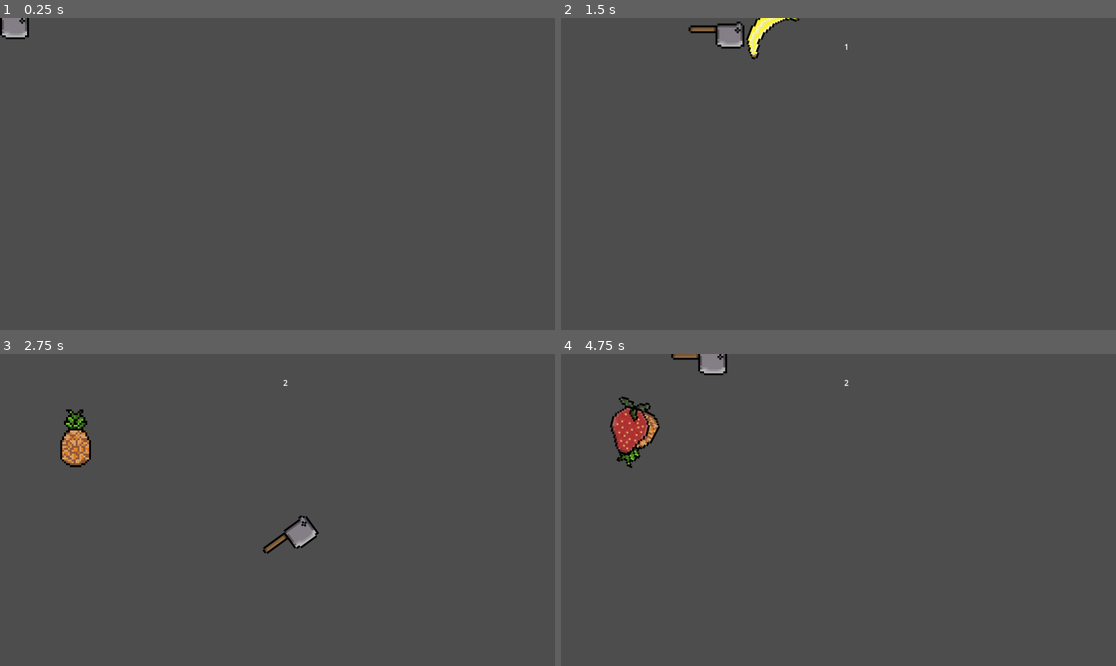
Above: before the commit, frames 1-4 (two rows, left to right).
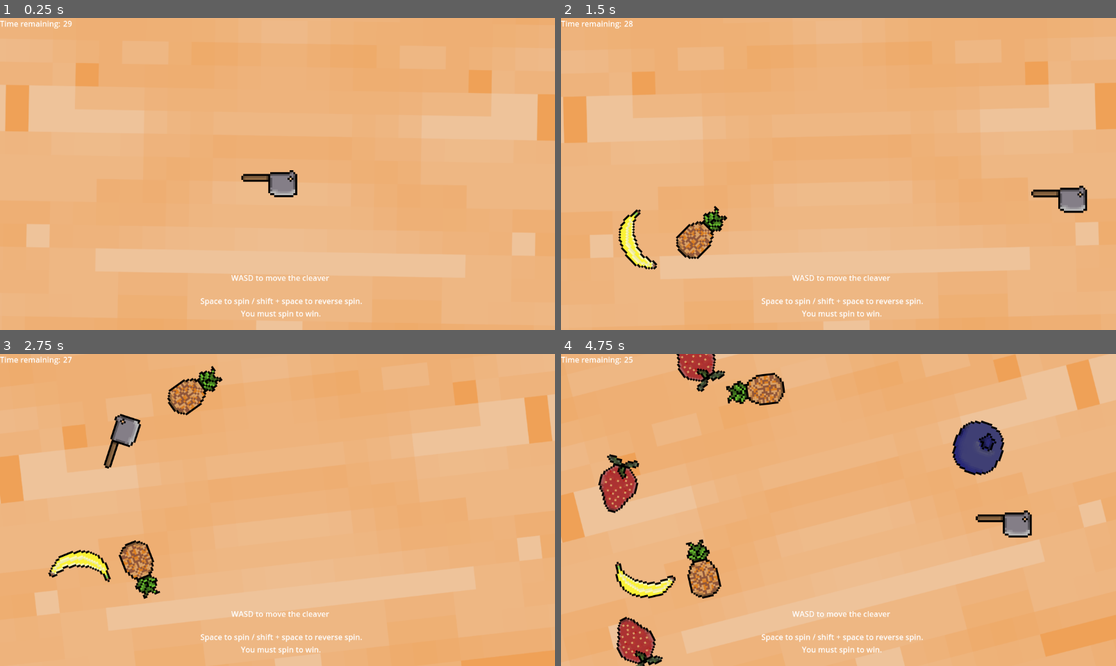
Above: after the commit, the same moments.

Repository: alanjm1/FruitShoot
Game: Godot game, scene res://Scenes/main.tscn
Two runs of this game, one before a commit and one after it. Both use one fixed random seed, a clock stepped at 60 frames per second and the inputs below.
Inputs:
- Up to frame 1 (0.25 s): no input
- Up to frame 2 (1.5 s): hold D (right) 0.53-1.28 s; hold Shift (shift) 0.53-1.28 s; tap Space (spin) at 0.8, 1.35 s; hold S (down) from 1.28 s (still down)
- Up to frame 3 (2.75 s): tap Shift (shift) at 1.55 s; release S (down) at 2.03 s; hold D (right) from 2.03 s (still down); hold Shift (shift) from 2.03 s (still down); tap Space (spin) at 2.3 s
- Up to frame 4 (4.75 s): release D (right) at 2.78 s; release Shift (shift) at 2.78 s; hold W (up) 2.78-3.53 s; tap Space (spin) at 2.85, 3.8, 4.35 s; tap Shift (shift) at 3.05, 4.55 s; hold Shift (shift) 3.53-4.28 s; hold A (left) from 3.53 s (still down)

The runs differ from the first frame. In frame 1, 100% of the frame differs, in the area x 0-100%, y 0-100%; in frame 2, 100%; in frame 3, 100%; in frame 4, 100%.

Commit message:
Pretty much finished with this one

Diff:
--- a/Scenes/cleaver.tscn
+++ b/Scenes/cleaver.tscn
@@ -4,7 +4,7 @@
 [ext_resource type="Script" path="res://Scripts/cleaver.gd" id="2_tmpj8"]
 
 [sub_resource type="RectangleShape2D" id="RectangleShape2D_hswpj"]
-size = Vector2(60, 17)
+size = Vector2(60, 21.5)
 
 [node name="Cleaver" type="CharacterBody2D"]
 script = ExtResource("2_tmpj8")
@@ -13,5 +13,5 @@
 texture = ExtResource("1_mh30u")
 
 [node name="CollisionShape2D" type="CollisionShape2D" parent="."]
-position = Vector2(30, 35.5)
+position = Vector2(30, 33.75)
 shape = SubResource("RectangleShape2D_hswpj")
--- a/Scenes/fruit.tscn
+++ b/Scenes/fruit.tscn
@@ -1,6 +1,34 @@
-[gd_scene load_steps=2 format=3 uid="uid://br10uspxc1bw5"]
+[gd_scene load_steps=6 format=3 uid="uid://br10uspxc1bw5"]
 
 [ext_resource type="Script" path="res://Scripts/fruit.gd" id="1_b3alo"]
+
+[sub_resource type="CanvasItemMaterial" id="CanvasItemMaterial_sr7yj"]
+
+[sub_resource type="Curve" id="Curve_areo2"]
+_data = [Vector2(0.213333, 0.131868), 0.0, 0.0, 0, 0, Vector2(0.806667, 0.725275), 0.0, 0.0, 0, 0]
+point_count = 2
+
+[sub_resource type="CurveTexture" id="CurveTexture_0yigm"]
+curve = SubResource("Curve_areo2")
+
+[sub_resource type="ParticleProcessMaterial" id="ParticleProcessMaterial_0m5hm"]
+particle_flag_disable_z = true
+gravity = Vector3(0, 300, 200)
+linear_accel_min = 100.0
+linear_accel_max = 100.0
+radial_accel_min = 26.85
+radial_accel_max = 100.0
+scale_min = 8.0
+scale_max = 8.0
+alpha_curve = SubResource("CurveTexture_0yigm")
+turbulence_enabled = true
+turbulence_noise_strength = 2.74
+turbulence_noise_speed = Vector3(0, 900, 0)
+turbulence_noise_speed_random = 0.0
+turbulence_influence_min = 0.0
+turbulence_influence_max = 0.0
+turbulence_initial_displacement_min = 100.0
+turbulence_initial_displacement_max = 100.0
 
 [node name="Fruit" type="Node2D"]
 script = ExtResource("1_b3alo")
@@ -10,3 +38,15 @@
 [node name="CollisionPolygon2D" type="CollisionPolygon2D" parent="Area2D"]
 
 [node name="Sprite2D" type="Sprite2D" parent="."]
+
+[node name="Particles" type="GPUParticles2D" parent="."]
+material = SubResource("CanvasItemMaterial_sr7yj")
+emitting = false
+amount = 128
+amount_ratio = 0.6701
+process_material = SubResource("ParticleProcessMaterial_0m5hm")
+one_shot = true
+preprocess = 0.1
+speed_scale = 1.35
+explosiveness = 0.2
+visibility_rect = Rect2(-100, -100, 200, 500)
--- /dev/null
+++ b/Scenes/game_timer.tscn
@@ -0,0 +1,66 @@
+[gd_scene load_steps=2 format=3 uid="uid://bqqjlvyc4ysxk"]
+
+[ext_resource type="Script" path="res://Scripts/game_timer.gd" id="1_u815p"]
+
+[node name="GameTimer" type="Control"]
+layout_mode = 3
+anchors_preset = 15
+anchor_right = 1.0
+anchor_bottom = 1.0
+grow_horizontal = 2
+grow_vertical = 2
+script = ExtResource("1_u815p")
+
+[node name="TimerLabel" type="Label" parent="."]
+z_index = 200
+layout_mode = 0
+offset_right = 40.0
+offset_bottom = 23.0
+text = "Time remaining: "
+
+[node name="Time" type="Label" parent="."]
+z_index = 200
+layout_mode = 0
+offset_left = 131.0
+offset_right = 171.0
+offset_bottom = 23.0
+
+[node name="Timer" type="Timer" parent="."]
+one_shot = true
+
+[node name="Restart" type="Button" parent="."]
+z_index = 100
+layout_mode = 0
+offset_left = 544.0
+offset_top = 320.0
+offset_right = 609.0
+offset_bottom = 351.0
+text = "Restart"
+
+[node name="FinalScoreLabel" type="Label" parent="."]
+z_index = 100
+layout_mode = 0
+offset_left = 512.0
+offset_top = 280.0
+offset_right = 643.0
+offset_bottom = 303.0
+
+[node name="MovementInstruction" type="Label" parent="."]
+z_index = 200
+layout_mode = 0
+offset_left = 480.0
+offset_top = 528.0
+offset_right = 684.0
+offset_bottom = 551.0
+text = "WASD to move the cleaver"
+
+[node name="SpinInstruction" type="Label" parent="."]
+z_index = 200
+layout_mode = 0
+offset_left = 416.0
+offset_top = 576.0
+offset_right = 752.0
+offset_bottom = 625.0
+text = "Space to spin / shift + space to reverse spin.
+You must spin to win."
+horizontal_alignment = 1
--- a/Scenes/main.tscn
+++ b/Scenes/main.tscn
@@ -1,16 +1,31 @@
-[gd_scene load_steps=4 format=3 uid="uid://b17e1iubud0rx"]
+[gd_scene load_steps=7 format=3 uid="uid://b17e1iubud0rx"]
 
 [ext_resource type="Script" path="res://Scripts/fruit_spawner.gd" id="1_j0bno"]
 [ext_resource type="PackedScene" uid="uid://4ljanuqwy6ri" path="res://Scenes/cleaver.tscn" id="1_uetgs"]
 [ext_resource type="PackedScene" uid="uid://b5g582t23k4c3" path="res://Scenes/score-counter.tscn" id="3_g4tby"]
+[ext_resource type="Texture2D" uid="uid://b6bxrc5wsojtl" path="res://Assets/Sprites/SAND.png" id="4_gxlbn"]
+[ext_resource type="Script" path="res://Scripts/background.gd" id="4_ui80e"]
+[ext_resource type="PackedScene" uid="uid://bqqjlvyc4ysxk" path="res://Scenes/game_timer.tscn" id="6_73jvu"]
 
 [node name="Main" type="Node2D"]
 script = ExtResource("1_j0bno")
 
 [node name="Cleaver" parent="." groups=["cleaver"] instance=ExtResource("1_uetgs")]
+position = Vector2(557, 328)
 
 [node name="Score" parent="." instance=ExtResource("3_g4tby")]
 offset_left = 588.0
 offset_top = 48.0
 offset_right = 588.0
 offset_bottom = 48.0
+
+[node name="Background" type="Node2D" parent="."]
+script = ExtResource("4_ui80e")
+
+[node name="Sprite2D" type="Sprite2D" parent="Background"]
+z_index = -1
+position = Vector2(585, 341)
+scale = Vector2(1.5, 1.5)
+texture = ExtResource("4_gxlbn")
+
+[node name="GameTimer" parent="." instance=ExtResource("6_73jvu")]
--- /dev/null
+++ b/Scripts/background.gd
@@ -0,0 +1,21 @@
+extends Node2D
+var sprite: Sprite2D
+var isForwards: bool = true
+
+var degrees_per_second: float = 4.0
+
+func _ready():
+	sprite = get_node("Sprite2D")
+
+func _process(delta):
+	# Probably far from optimal, but it kind of works...
+	var random = randi_range(0, 1024)
+	if random == 32:
+		isForwards = true
+	elif random == 80:
+		isForwards = false
+
+	if (isForwards):
+		sprite.rotate(delta * deg_to_rad(degrees_per_second))
+	else:
+		sprite.rotate(delta * deg_to_rad(-degrees_per_second))
--- a/Scripts/cleaver.gd
+++ b/Scripts/cleaver.gd
@@ -1,10 +1,10 @@
 extends CharacterBody2D
 
-@export var speed: int = 500
-@export var accel: int = 15
-@export var degrees_per_second: float = 540.0
+@export var speed: int = 700
+@export var accel: int = 25
+@export var degrees_per_second: float = 1080.0
 
-func _physics_process(delta: float) -> void:
+func _physics_process(delta: float):
 	var direction: Vector2 = Input.get_vector("left", "right", "up", "down")
 	velocity.x = move_toward(velocity.x, speed * direction.x, accel)
 	velocity.y = move_toward(velocity.y, speed * direction.y, accel)
@@ -15,16 +15,14 @@
 	if Input.is_action_pressed("shift") && Input.is_action_pressed("spin"):
 		rotate(delta * deg_to_rad(-degrees_per_second))
 
-	#TODO: Fix this
-	if (Input.is_action_just_released("spin")):
-		#var wind_down_time: float = 1.0
-		#var timer: float = 0.0
-		#while timer <= wind_down_time:
-			#rotate(delta * deg_to_rad(degrees_per_second))
-			#timer += delta
-		pass
+	if position.x <= -10:
+		position.x = get_viewport().size.x + 10
+	elif position.x >= get_viewport().size.x + 10:
+		position.x = -10
+
+	if position.y <= -10:
+		position.y = get_viewport().size.y + 10
+	elif position.y >= get_viewport().size.y + 10:
+		position.y = -10
 
 	move_and_slide()
-
-func process(delta: float) -> void:
-	pass
--- a/Scripts/fruit.gd
+++ b/Scripts/fruit.gd
@@ -3,47 +3,52 @@
 var sprite: Sprite2D
 var area_2d: Area2D
 var collision_polygon: CollisionPolygon2D
+var isSpinning: bool
+var particles: GPUParticles2D
+var load_index: int
+var scored: bool = false
 
 var loads = [
 	{
 		name = "Watermelon",
 		resource = load("res://Assets/Sprites/Watermelon.png"),
-		path = "res://Assets/Sprites/Watermelon.png"
+		path = "res://Assets/Sprites/Watermelon.png",
+		particle_colour_code = "#37946e"
 	},
 	{
 		name = "Banana",
 		resource = load("res://Assets/Sprites/Banana.png"),
-		path = "res://Assets/Sprites/Banana.png"
+		path = "res://Assets/Sprites/Banana.png",
+		particle_colour_code = "#fbf236"
 	},
 	{
 		name = "Pineapple",
 		resource = load("res://Assets/Sprites/Pineapple.png"),
-		path = "res://Assets/Sprites/Pineapple.png"
+		path = "res://Assets/Sprites/Pineapple.png",
+		particle_colour_code = "#d98b3d"
 	},
 	{
 		name = "Blueberry",
 		resource = load("res://Assets/Sprites/Blueberry.png"),
-		path = "res://Assets/Sprites/Blueberry.png"
+		path = "res://Assets/Sprites/Blueberry.png",
+		particle_colour_code = "#8686b5"
 	},
 	{
 		name = "Strawberry",
 		resource = load("res://Assets/Sprites/Strawberry.png"),
-		path = "res://Assets/Sprites/Strawberry.png"
-	},
-	#{
-		#name = "Apple",
-		#resource = load("res://Assets/Sprites/Apple.png"),
-		#path = "res://Assets/Sprites/Apple.png"
-	#}
+		path = "res://Assets/Sprites/Strawberry.png",
+		particle_colour_code = "#cd7268"
+	}
 ]
 
-# Called when the node enters the scene tree for the first time.
 func _ready():
-	var load_index = randi_range(0, loads.size() - 1)
+	load_index = randi_range(0, loads.size() - 1)
 	sprite = get_node("Sprite2D")
 	collision_polygon = get_node("Area2D/CollisionPolygon2D")
 	area_2d = get_node("Area2D")
 	sprite.texture = loads[load_index].resource
+
+	particles = get_node("Particles")
 
 	var bitmap = BitMap.new()
 	var image = Image.load_from_file(loads[load_index].path)
@@ -55,15 +60,54 @@
 	collision_polygon.position -= sprite.texture.get_size() / 2
 
 	area_2d.connect("body_entered", body_entered)
+	particles.connect("finished", particles_finished)
 
 func body_entered(body):
-	#TODO: Damage, destroy, move etc
-	add_score()
-	queue_free()
+	if isSpinning:
+		if !scored:
+			scored = true
+			add_score()
+
+		sprite.hide()
+
+		# Get rid of the CollisionPolygon2D so collision can't occur, which retriggers the particles
+		area_2d.remove_child(get_node("Area2D/CollisionPolygon2D"))
+		remove_child(area_2d)
+
+		setup_particles()
+
+		if !particles.emitting:
+			particles.restart()
+
+func setup_particles():
+	# There has to be a better way
+	particles.process_material = ParticleProcessMaterial.new()
+	particles.process_material.set("color", loads[load_index].particle_colour_code)
+
+	particles.set("explosiveness", 0)
+	particles.set("interpolate", true)
+
+	particles.process_material.set("turbulence_enabled", true)
+	particles.process_material.set("turbulence_influence_max", 0)
+	particles.process_material.set("turbulence_influence_min", 0)
+	particles.process_material.set("turbulence_noise_strength", 2.0)
+	particles.process_material.set("turbulence_noise_scale", 5)
+	particles.process_material.set("turbulence_noise_speed_random", 4)
+	particles.process_material.set("turbulence_noise_speed", Vector3(0, 900, 0))
+	particles.process_material.set("turbulence_initial_displacement_min", 100)
+	particles.process_material.set("turbulence_initial_displacement_max", 100)
+	particles.process_material.set("amount", 256)
+	particles.process_material.set("scale_min", 8)
+	particles.process_material.set("gravity", Vector3(0, 350, 0))
+	particles.process_material.set("radial_accel_min", 30)
+	particles.process_material.set("emission_shape", 5)
 
 func add_score():
 	get_tree().call_group("score_label", "increment_score")
 
-# Called every frame. 'delta' is the elapsed time since the previous frame.
+func particles_finished():
+	queue_free()
+
 func _process(delta):
+	isSpinning = Input.is_action_pressed("spin")
 	rotate(delta * deg_to_rad(randi_range(10, 180)))
--- a/Scripts/fruit_spawner.gd
+++ b/Scripts/fruit_spawner.gd
@@ -3,11 +3,9 @@
 var timer: Timer
 var fruit_scene
 
-# Called when the node enters the scene tree for the first time.
 func _ready():
 	timer = Timer.new()
 	add_child(timer)
-	timer.wait_time = randf_range(0.0, 3.0)
 	timer.start()
 
 	timer.connect("timeout", on_timeout)
@@ -15,18 +13,14 @@
 
 func spawn_fruit():
 	var instantiated = fruit_scene.instantiate()
-	instantiated.position = Vector2(randi_range(90, 600), randi_range(12, 400))
+	instantiated.position = Vector2(randi_range(90, 900), randi_range(12, 600))
 
 	add_child(instantiated)
 
 func on_timeout():
-	spawn_fruit()
-	timer.wait_time = randf_range(0.0, 3.0)
-	timer.start()
+	var is_game_over = get_node("/root/Main/GameTimer").get("is_game_over")
 
-func body_entered():
-	print("entered")
-
-# Called every frame. 'delta' is the elapsed time since the previous frame.
-func _process(delta):
-	pass
+	if !is_game_over:
+		spawn_fruit()
+		timer.wait_time = randf_range(0.0, 1.5)
+		timer.start()
--- /dev/null
+++ b/Scripts/game_timer.gd
@@ -0,0 +1,54 @@
+extends Control
+
+var restart_button: Button
+var time: Label
+var final_score_label: Label
+var timer: Timer
+var timer_label: Label
+var is_game_over: bool = false
+
+var move_instruction: Label
+var spin_instruction: Label
+
+func _ready():
+	setup_ui()
+
+	timer.wait_time = 30
+	timer.start()
+	timer.connect("timeout", game_over)
+	restart_button.connect("pressed", on_restart_pressed)
+
+func setup_ui():
+	move_instruction = get_node("MovementInstruction")
+	spin_instruction = get_node("SpinInstruction")
+	restart_button = get_node("Restart")
+	time = get_node("Time")
+	timer = get_node("Timer")
+	timer_label = get_node("TimerLabel")
+	final_score_label = get_node("FinalScoreLabel")
+
+	restart_button.hide()
+	final_score_label.hide()
+
+func setup_game_over_ui_state():
+	restart_button.show()
+	final_score_label.show()
+	timer_label.hide()
+	time.hide()
+	get_node("/root/Main/Score").hide()
+
+func _process(delta):
+	if timer.time_left < 20:
+		move_instruction.hide()
+		spin_instruction.hide()
+
+	time.text = str(int(timer.time_left))
+
+func game_over():
+	is_game_over = true
+	var final_score = get_node("/root/Main/Score").get("score")
+	final_score_label.text = "Your score: %s".format([str(final_score)], "%s")
+	setup_game_over_ui_state()
+
+func on_restart_pressed():
+	get_tree().reload_current_scene()
--- a/Scripts/score_counter.gd
+++ b/Scripts/score_counter.gd
@@ -3,10 +3,12 @@
 var score_label: Label
 var score: int = 0
 
-# Called when the node enters the scene tree for the first time.
 func _ready():
 	score_label = get_node("ScoreContainer/ScoreLabel")
 
 func increment_score():
 	score += 1
 	score_label.text = str(score)
+
+func get_score() -> int:
+	return score
--- a/icon.svg
+++ /dev/null
@@ -1 +0,0 @@
-<svg height="128" width="128" xmlns="http://www.w3.org/2000/svg"><rect x="2" y="2" width="124" height="124" rx="14" fill="#363d52" stroke="#212532" stroke-width="4"/><g transform="scale(.101) translate(122 122)"><g fill="#fff"><path d="M105 673v33q407 354 814 0v-33z"/><path fill="#478cbf" d="m105 673 152 14q12 1 15 14l4 67 132 10 8-61q2-11 15-15h162q13 4 15 15l8 61 132-10 4-67q3-13 15-14l152-14V427q30-39 56-81-35-59-83-108-43 20-82 47-40-37-88-64 7-51 8-102-59-28-123-42-26 43-46 89-49-7-98 0-20-46-46-89-64 14-123 42 1 51 8 102-48 27-88 64-39-27-82-47-48 49-83 108 26 42 56 81zm0 33v39c0 276 813 276 813 0v-39l-134 12-5 69q-2 10-14 13l-162 11q-12 0-16-11l-10-65H447l-10 65q-4 11-16 11l-162-11q-12-3-14-13l-5-69z"/><path d="M483 600c3 34 55 34 58 0v-86c-3-34-55-34-58 0z"/><circle cx="725" cy="526" r="90"/><circle cx="299" cy="526" r="90"/></g><g fill="#414042"><circle cx="307" cy="532" r="60"/><circle cx="717" cy="532" r="60"/></g></g></svg>
--- a/project.godot
+++ b/project.godot
@@ -14,6 +14,10 @@
 run/main_scene="res://Scenes/main.tscn"
 config/features=PackedStringArray("4.2", "Mobile")
 config/icon="res://icon.svg"
+
+[display]
+
+window/size/resizable=false
 
 [input]
 
Binary file removed: Assets/Sprites/Apple.png
Not shown, removed: Assets/Sprites/Apple.png.import
Binary file changed: Assets/Sprites/SAND.aseprite
Binary file added: Assets/Sprites/SAND.png
Not shown, changed: Assets/Sprites/SAND.png.import
Binary file removed: Assets/Sprites/particle1px.png
Not shown, removed: Assets/Sprites/particle1px.png.import
Binary file added: Assets/Sprites/particle4px.aseprite
Binary file added: Assets/Sprites/particle8px.aseprite
Not shown, changed: README.md
Not shown, added: Scenes/fru86F.tmp
Not shown, added: Scenes/fruC935.tmp
(and 2 more such lines)
